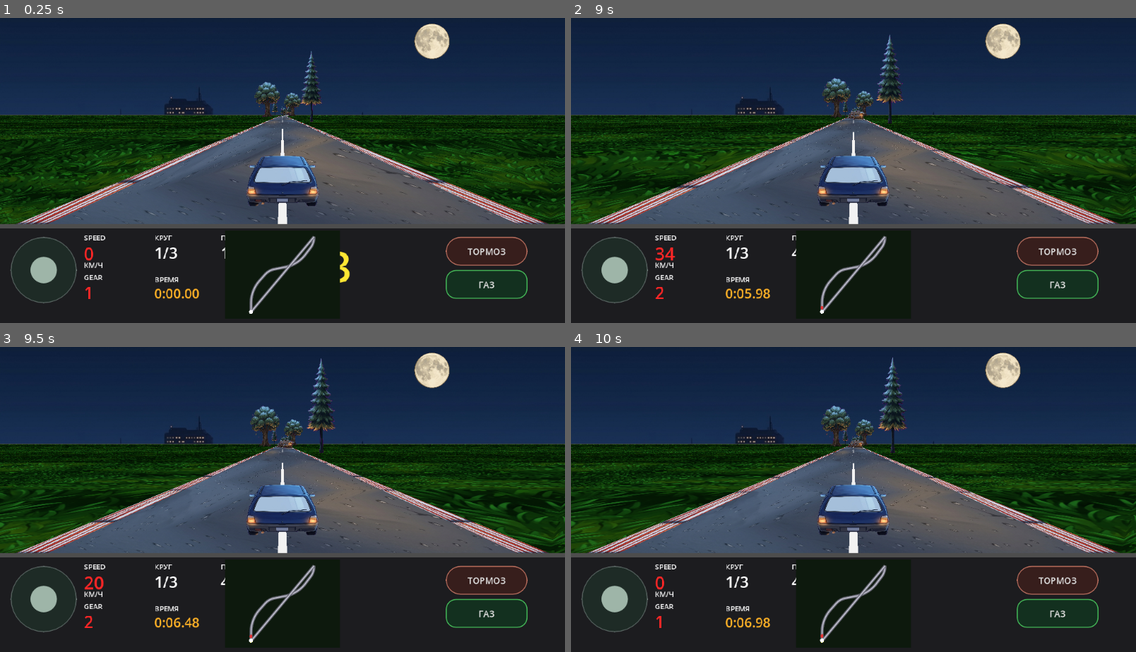
Above: before the commit, frames 1-4 (two rows, left to right).
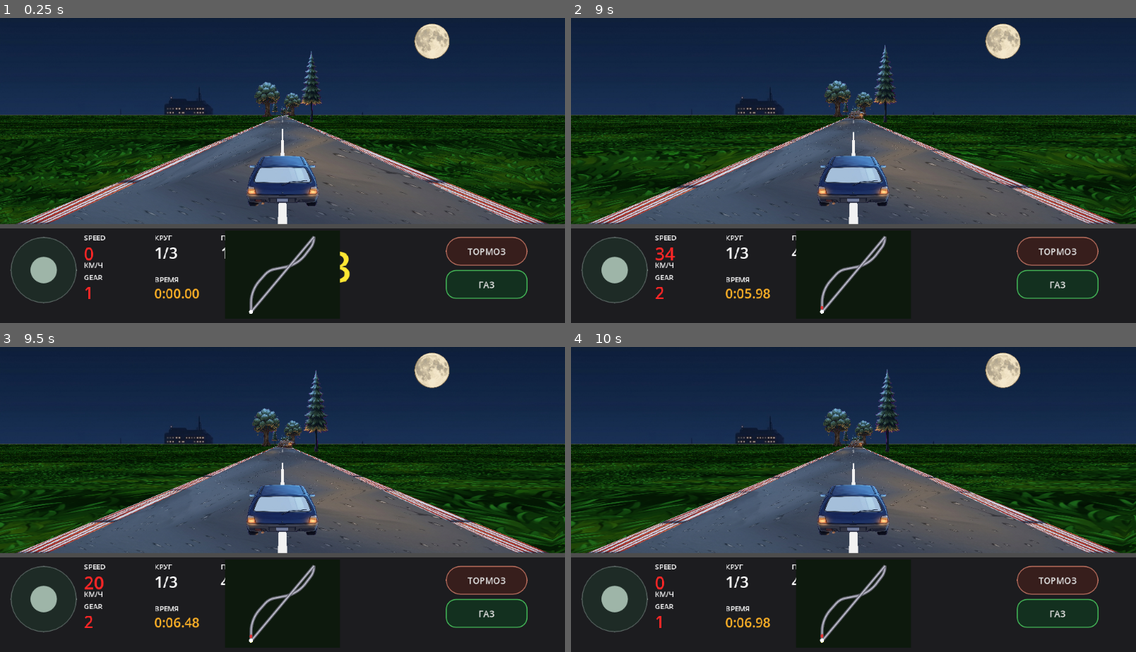
Above: after the commit, the same moments.

Repository: masterofmagic234/Arkon
Game: Godot game, scene res://scenes/level2_pseudo3d.tscn
Two runs of this game, one before a commit and one after it. Both use one fixed random seed, a clock stepped at 60 frames per second and the inputs below. This scene is started directly instead of the project's main scene.
Inputs (mouse positions are in pixels of both pictures, inside the frame that each line leads up to):
- Up to frame 1 (0.25 s): no input
- Up to frame 2 (9 s): click "ТОРМОЗ" at 0.5 s; click "ГАЗ" at 1.25 s; tap Enter at 2, 3.5 s; move the mouse to (977, 149) at 2.02 s; hold D (race_right) 2.03-2.75 s; click (977, 149) at 2.17 s; tap Space at 2.75 s; drag from (740, 179) to (825, 228) at 2.77 s; move the mouse to (910, 94) at 3.52 s; hold D (race_right) 3.53-4.25 s; drag from (825, 228) to (684, 115) at 4.27 s; move the mouse to (1023, 213) at 5.02 s; hold A (race_left) 5.03-5.75 s; drag from (684, 115) to (768, 85) at 5.77 s; move the mouse to (881, 164) at 6.52 s; hold S (race_brake) 6.53-7.25 s; click (881, 164) at 6.67 s; drag from (768, 85) to (740, 179) at 7.27 s; move the mouse to (977, 149) at 8.02 s; hold W (race_accel) 8.03-8.75 s; drag from (740, 179) to (825, 228) at 8.77 s
- Up to frame 3 (9.5 s): no input
- Up to frame 4 (10 s): move the mouse to (910, 423) at 9.52 s; hold S (race_brake) from 9.53 s (still down)

The runs differ from the first frame. In frame 2, 0.9% of the frame differs, in the area x 44-59%, y 5-35%; in frame 3, 1.0%; in frame 4, 1.0%, in the area x 44-60%, y 3-35%.

Commit message:
Project roadside props in world space

Diff:
--- a/scripts/race_renderer_pseudo3d.gd
+++ b/scripts/race_renderer_pseudo3d.gd
@@ -396,11 +396,12 @@
     var cam_progress: float = clampf(player_car.segment_progress, 0.0, 0.9999)
     var max_visible_segments: int = int(ceil(float(FAR_SEGMENTS) / float(VISUAL_SUBDIVISIONS))) - 1
 
-    # Draw far-to-near so close billboards correctly occlude distant ones.
+    var camera_track_x: float = _smooth_track_x(float(cam_seg) + cam_progress)
+    var half_w: float = w * 0.5
+
     for ahead in range(max_visible_segments, -1, -1):
         var world_seg: int = posmod(cam_seg + ahead, track_size)
 
-        # Deterministic roadside density: one prop every two world segments.
         if posmod(world_seg, 2) != 0:
             continue
 
@@ -408,35 +409,26 @@
         if distance_segments <= 0.01:
             continue
 
-        # Snap each world-anchored prop to the nearest rendered road sample.
-        # The road samples are built from:
-        #   raw_dist = i / VISUAL_SUBDIVISIONS - cam_progress
-        # so the prop must use the same camera-relative sample coordinate.
-        # This keeps X, Y and perspective scale locked to one exact road slice.
-        var visual_pos: float = distance_segments * float(VISUAL_SUBDIVISIONS)
-        var vi: int = clampi(int(round(visual_pos)), 0, FAR_SEGMENTS - 1)
-
-        var road_cx: float = ssx[vi]
-        var road_half: float = shw[vi]
-        var screen_y: float = ssy[vi]
-
+        var dz: float = distance_segments * RaceLevelData.SEGMENT_HEIGHT + CAMERA_BEHIND
+        if dz <= 1.0:
+            continue
+
+        # Единая мировая проекция, зеркальная логике _draw_road.
+        var absolute_seg: float = float(cam_seg) + float(ahead)
+        var road_center_x: float = _smooth_track_x(absolute_seg) - camera_track_x
+        var scale: float = CAMERA_DEPTH / dz
+
+        var screen_y: float = horizon_y + (h - horizon_y) * CAMERA_BEHIND / dz
         if screen_y <= horizon_y or screen_y > h + 400.0:
             continue
 
-        # Match the depth formula used by _draw_road for this exact sample.
-        # IMPORTANT: vi/4 alone would lose cam_progress and make the billboard
-        # scale drift while the car moves through a segment.
-        var sample_dist: float = float(vi) / float(VISUAL_SUBDIVISIONS) - cam_progress
-        var dz: float = sample_dist * RaceLevelData.SEGMENT_HEIGHT + CAMERA_BEHIND
-        dz = maxf(1.0, dz)
-
-        var scale: float = CAMERA_DEPTH / dz
+        var road_cx: float = half_w + scale * road_center_x * half_w
+        var road_half: float = scale * ROAD_WORLD_WIDTH * 0.5 * w * ROAD_SCREEN_SCALE
+
         var px_per_meter: float = scale * w * ROAD_SCREEN_SCALE
         var gap_world: float = 2.5
         var gap_screen: float = gap_world * px_per_meter
 
-        # Alternate sides in world space, so the layout stays fixed for the
-        # whole lap and never teleports when the camera crosses a sample.
         var side: float = -1.0 if posmod(world_seg / 2, 2) == 0 else 1.0
         var sx: float = road_cx + side * (road_half + gap_screen)
 
